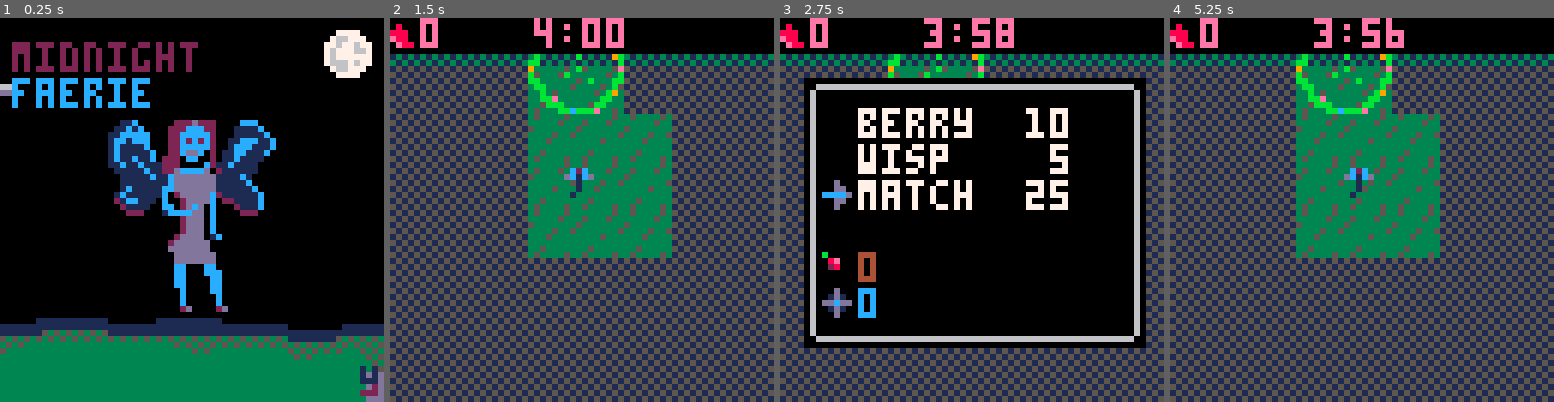
Above: before the commit, frames 1-4 (left to right).
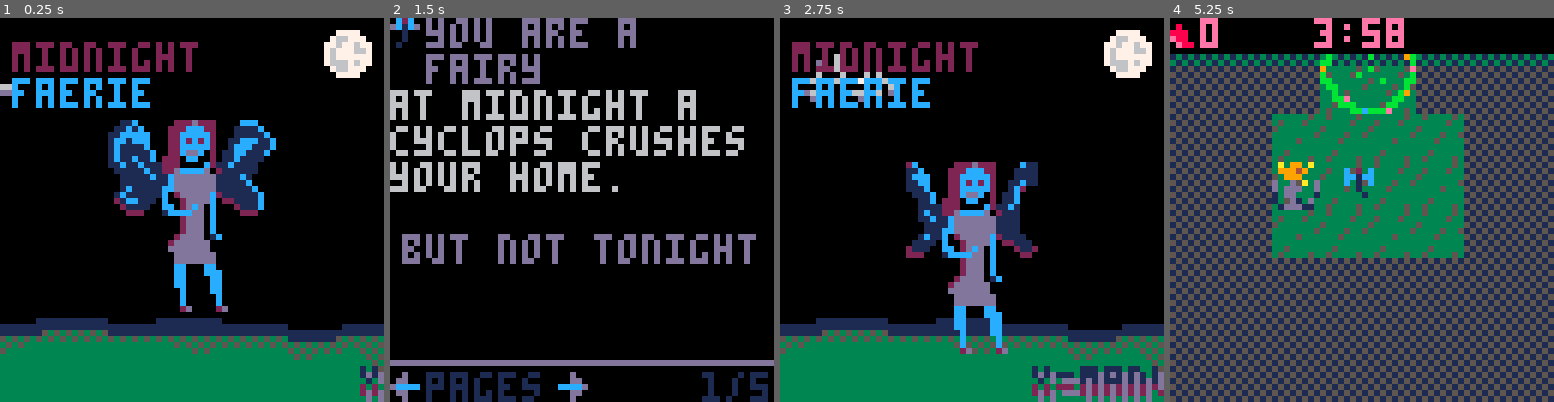
Above: after the commit, the same moments.

Repository: arcanasphere/pico-8-projects
Game: PICO-8 cartridge fairyfarm/midfae-03.p8
The game is run twice, just before and just after one commit, with the same random seed, the same clock (stepped at 60 frames per second) and the same inputs.
Inputs:
- Up to frame 1 (0.25 s): no input
- Up to frame 2 (1.5 s): tap X (X key) at 0.33, 1.07 s; tap O (Z key) at 0.7 s
- Up to frame 3 (2.75 s): hold Right 1.6-2.1 s; tap O (Z key) at 1.7, 2.1, 2.5 s; tap X (X key) at 1.85 s; hold Up 2.15-2.42 s; hold Right from 2.47 s (still down)
- Up to frame 4 (5.25 s): tap O (Z key) every 0.4 s from 2.9 to 4.9 s; tap X (X key) at 2.97, 4.08, 5.2 s; release Right at 3.03 s; hold Left 3.08-3.58 s; hold Down 3.63-3.97 s; hold Right 4.02-4.68 s; hold Up 4.73-5.03 s; hold Left from 5.08 s (still down)

The runs differ from the first frame. In frame 1, 0.2% of the frame differs, in the area x 93-100%, y 93-100%; in frame 2, 93%, in the area x 0-100%, y 0-100%; in frame 3, 53%; in frame 4, 12%.

Commit message:
Add files via upload

Diff:
--- a/fairyfarm/midfae-03.p8
+++ b/fairyfarm/midfae-03.p8
@@ -6,7 +6,7 @@
 
 function init_world ()
  gamestate={
-  mode=0, -- 0=into, 1=game, 2=menu, 3=info, 4=end
+  mode=0, -- 0=into, 1=game, 2=menu, 3=end, 4=manual
   timeleft=240,
   shroom_price_hike = 1,
   bug_price_hike = 1,
@@ -34,7 +34,7 @@
   cloud_y = 6,
   msg_frame=-64,
   msg_speed=2,
-  bigmsg = "you are a faerie. every night at midnigh …(432 unchanged characters)…
+  bigmsg = "x=manual  z=start    x=manual  z=start        you are a faerie. every night at midnigh …(432 unchanged characters)…
 }
 
  player = {
@@ -168,6 +168,11 @@
   speed=64/(30*30), --56 pixels divided by (30 seconds times 30 frames per second)
  }
 
+ manual = {
+  page=1,
+  pages=5,
+ }
+
 end
 
 obj = {
@@ -486,11 +491,9 @@
    end
  end
  if btnp(5) then
-   if title.state==0 then
-    title.state=1
-    music(-1,250)
-    play_select()
-   end
+  gamestate.mode = 4
+  music(-1,250)
+  play_select()
  end
  if title.fairy_frame >= 150 then title.fairy_frame = 0 end
  if title.fairy_frame < 75 then title.fairy_y += 0.2 else title.fairy_y -= 0.2 end
@@ -738,6 +741,26 @@
   end
 end
 
+function update_manual()
+  player.frame += 1
+  if player.frame >=16 then player.frame = 0 end
+  if player.frame > 8 then player.sprite=2 else player.sprite=1 end
+  if btnp(0) then
+    if manual.page > 1 then manual.page -= 1 else manual.page = manual.pages end
+  end
+  if btnp(1) then
+    if manual.page < manual.pages then manual.page += 1 else manual.page = 1 end
+  end
+  if btnp(4) then
+    gamestate.mode = 0
+    manual.page = 1
+  end
+  if btnp(5) then
+    gamestate.mode = 4
+    manual.page = 1
+  end
+end
+
 
 
 
@@ -943,8 +966,12 @@
    sspr(104,72,24,24,16,16,48,48)
  else
    if player.alive==true then
+     draw_title_screen()
+     sspr(32,64,16,8,24,56)
      color(8)
-     print("you lose",16,29)
+     print("you lose",16,6)
+     print("your circle has",2,12)
+     print("been crushed",8,18)
    else
     draw_title_screen()
     sspr(56,16,8,16,6,31,16,32)
@@ -954,6 +981,81 @@
     print("game over",4,15)
    end
  end
+end
+
+function draw_manual()
+  if manual.page  == 1 then
+    spr(player.sprite,0,0)
+    color(13)
+    print("you are a",6,0)
+    print("fairy",6,6)
+    color(6)
+    print("at midnight a",0,12)
+    print("cyclops crushes",0,18)
+    print("your home.",0,24)
+    color(13)
+    print("but not tonight",2,36)
+  end
+  if manual.page  == 2 then
+    spr(130,56,0)
+    color(14)
+    print("grow a",0,0)
+    print("strawberry",0,6)
+    color(6)
+    print("feed the cyclops",0,16)
+    print("save your home",0,22)
+  end
+  if manual.page == 3 then
+    spr(32,0,0)
+    spr(48,0,8)
+    color(3)
+    print("find the",10,0)
+    print("rose bush",10,6)
+    color(6)
+    spr(192,48,16)
+    spr(193,56,16)
+    spr(208,48,24)
+    spr(209,56,24)
+    sspr(8,16,16,16,48,16)
+    print("gather rose",0,18)
+    print("petals and",0,24)
+    print("return them",0,30)
+    print("to your fairy",0,36)
+    print("circle",0,42)
+  end
+  if manual.page == 4 then
+    color(12)
+    print("hire helpers",8,0)
+    spr(13,0,6)
+    color(2)
+    print("wisps carry 1",8,6)
+    print("petal every",0,12)
+    print("second.",0,18)
+    spr(14,0,26)
+    print("moths carry",8,26)
+    print("even more petals",0,32)
+  end
+  if manual.page  == 5 then
+    spr(17,0,0)
+    color(9)
+    print("buy matches",6,0)
+    color(6)
+    print("light candles",0,8)
+    print("to attract moths",0,14)
+
+    print("light incense",0,22)
+    print("to boost growth",0,28)
+
+    spr(18,24,40)
+    spr(24,32,40)
+   -- buy matches
+  end
+  line(0,57,64,57,13)
+  color(1)
+  spr(15,-3,59,8,8,true,false)
+  spr(15,28,59)
+  print("pages",6,59)
+  print(manual.page .. "/" .. manual.pages,52,59)
 end
 
 --
@@ -1044,6 +1146,8 @@
   menu.items=3
 
   init_cloud()
+
+  music(8,125)
 end
 
 
@@ -1080,6 +1184,7 @@
       end
    end
  end
+ if gamestate.mode == 4 then update_manual() end
 end
 
 
@@ -1106,6 +1211,9 @@
  end
  if gamestate.mode == 3 then
    draw_game_over()
+ end
+ if gamestate.mode == 4 then
+   draw_manual()
  end
 end
 __gfx__
@@ -1141,14 +1249,14 @@
 e8eb35b000bbe0000000bb0000000044450000000000004445000000555565500000000000000000000545555555555555545000000545555544445555545000
 bebbb3b0000bbb00000bb00000000044450000000000004445000000555550000000000000000000000054445555555544450000000054445554455544450000
 5b000b5000000bbcbbbe000000000044440000000000004444000000550000000000000000000000000005555000000555500000000005555005500555500000
-00006666670000000077770000000000000000000000000000000000000011c000000222d2220000ccc000000002c000000222d2220000c11000000000000000
-00d6666666700000076677700000000000000000000000000000000000011c1c0000222ccc220001111c000000011c0000222ccc220001111000000000000000
-006666666667000077677677000000000000000000000000000000000011ccccc00022ccccc200011111c0000001ccc00022ccccc20001111000000000000000
-0d666666666660007677766700000000000000000000000000000000001cc1ccc00022c2c2c20011ccc11c0000011cc00022c2c2c20011c11000000000000000
-06d66666d76666007677777700000000000000000000000000000000001c1111c00022ccccc2001ccc111c00000111c00022ccccc2001c200000000000000000
-666ddd666dd666667666767700000000000000000000000000000000001c11111c0022cddc02011cc111c0000000111c0022cddc02011c000000000000000000
-d666666666666ddd0766777000000000000000000000000000000000001c11c11c02220cc002011c111100000000011c02220cc002011c000000000000000000
-0dddddddddddd00000777700000000000000000000000000000000000011c11c1112220000c211c1111000000000011112220000c211c1000000000000000000
+00006666670000000077770000888800000000000000000000000000000011c000000222d2220000ccc000000002c000000222d2220000c11000000000000000
+00d6666666700000076677700855888000000000000000000000000000011c1c0000222ccc220001111c000000011c0000222ccc220001111000000000000000
+006666666667000077677677885885880000000000000000000000000011ccccc00022ccccc200011111c0000001ccc00022ccccc20001111000000000000000
+0d666666666660007677766785888558000000000000000000000000001cc1ccc00022c2c2c20011ccc11c0000011cc00022c2c2c20011c11000000000000000
+06d66666d76666007677777785888888000000000000000000000000001c1111c00022ccccc2001ccc111c00000111c00022ccccc2001c200000000000000000
+666ddd666dd666667666767785558588000000000000000000000000001c11111c0022cddc02011cc111c0000000111c0022cddc02011c000000000000000000
+d666666666666ddd0766777008558880000000000000000000000000001c11c11c02220cc002011c111100000000011c02220cc002011c000000000000000000
+0dddddddddddd00000777700008888000000000000000000000000000011c11c1112220000c211c1111000000000011112220000c211c1000000000000000000
 0000000000000000000000000000000000000000000000000000000000011111c1122dccccd0211111100000000001c1122dccccd02111000000000000000000
 00000000000000000000000000000000000000000000000000000000000011111c11cddddddd1111c10000000000011c11cddddddd1111000000000000000000
 00000000000000000000000000000000000000000000000000000000000011111111cddddddd11111c0000000000001111cddddddd1111000000000000000000
@@ -1173,14 +1281,14 @@
 3333333333333333333333333333333333333333333333333333333333333333000000c00000c00000000000000000000000c00000c000000000000000000000
 3333333333333333333333333333333333333333333333333333333333333333000000c00000c00000000000000000000000c00000c000000000000000000000
 33333333333333333333333333333333333333333333333333333333333333330000002d00002d00000000000000000000002d00002d00000000000000000000
-b0000000b0000000bb00000000000000000000000000000000000000000000000000000000000000000000000000000000000000000000000000000000000000
-08e00000388e0000b88e000000000000000000000000000000000000000000000000000000000000000000000000000000000000000000000000000000000000
-028000003888ee003888ee0000000000000000000000000000000000000000000000000000000000000000000000000000000000000000000000000000000000
-0000000088888ee088988ee000000000000000000000000000000000000000000000000000000000000000000000000000000000000000000000000000000000
-00000000888888e0888888e000000000000000000000000000000000000000000000000000000000000000000000000000000000000000000000000000000000
-000000002888888e2888988e00000000000000000000000000000000000000000000000000000000000000000000000000000000000000000000000000000000
-000000000228888e0228888e00000000000000000000000000000000000000000000000000000000000000000000000000000000000000000000000000000000
-00000000002222880022228800000000000000000000000000000000000000000000000000000000000000000000000000000000000000000000000000000000
+b0000000b0000000bb000000000000000090000d0055000000000000000000000000000000000000000000000000000000000000000000000000000000000000
+08e00000388e0000b881000000000000099500dd5555002000000000000000000000000000000000000000000000000000000000000000000000000000000000
+028000003888ee003888ee0000000000000555000000005000000000000000000000000000000000000000000000000000000000000000000000000000000000
+0000000088888ee088988ee000000000000005500000005500000000000000000000000000000000000000000000000000000000000000000000000000000000
+00000000888888e0888888e000000000000000000000000500000000000000000000000000000000000000000000000000000000000000000000000000000000
+000000002888888e2888988e00000000000055500000000000000000000000000000000000000000000000000000000000000000000000000000000000000000
+000000000228888e0228888e00000000885550000005550000000000000000000000000000000000000000000000000000000000000000000000000000000000
+00000000002222880022228800000000080000000155000000000000000000000000000000000000000000000000000000000000000000000000000000000000
 bbbb000000000000bbbb000000000000000000000000000000000000000000000000000000000000000000000000000000000000000000000000000000000000
 b3b0000000000000b3b0000000000000000000000000000000000000000000000000000000000000000000000000000000000000000000000000000000000000
 bb88eeeee0000000bb88eeeee0000000000000000000000000000000000000000000000000000000000000000000000000000000000000000000000000000000
--- a/fairyfarm/midnight-fae-lua.lua
+++ b/fairyfarm/midnight-fae-lua.lua
@@ -3,7 +3,7 @@
 
 function init_world ()
  gamestate={
-  mode=0, -- 0=into, 1=game, 2=menu, 3=info, 4=end
+  mode=0, -- 0=into, 1=game, 2=menu, 3=end, 4=manual
   timeleft=240,
   shroom_price_hike = 1,
   bug_price_hike = 1,
@@ -31,7 +31,7 @@
   cloud_y = 6,
   msg_frame=-64,
   msg_speed=2,
-  bigmsg = "you are a faerie. every night at midnigh …(432 unchanged characters)…
+  bigmsg = "x=manual  z=start    x=manual  z=start        you are a faerie. every night at midnigh …(432 unchanged characters)…
 }
 
  player = {
@@ -165,6 +165,11 @@
   speed=64/(30*30), --56 pixels divided by (30 seconds times 30 frames per second)
  }
 
+ manual = {
+  page=1,
+  pages=5,
+ }
+
 end
 
 obj = {
@@ -483,11 +488,9 @@
    end
  end
  if btnp(5) then
-   if title.state==0 then
-    title.state=1
-    music(-1,250)
-    play_select()
-   end
+  gamestate.mode = 4
+  music(-1,250)
+  play_select()
  end
  if title.fairy_frame >= 150 then title.fairy_frame = 0 end
  if title.fairy_frame < 75 then title.fairy_y += 0.2 else title.fairy_y -= 0.2 end
@@ -735,6 +738,26 @@
   end
 end
 
+function update_manual()
+  player.frame += 1
+  if player.frame >=16 then player.frame = 0 end
+  if player.frame > 8 then player.sprite=2 else player.sprite=1 end
+  if btnp(0) then
+    if manual.page > 1 then manual.page -= 1 else manual.page = manual.pages end
+  end
+  if btnp(1) then
+    if manual.page < manual.pages then manual.page += 1 else manual.page = 1 end
+  end
+  if btnp(4) then
+    gamestate.mode = 0
+    manual.page = 1
+  end
+  if btnp(5) then
+    gamestate.mode = 4
+    manual.page = 1
+  end
+end
+
 
 
 
@@ -940,8 +963,12 @@
    sspr(104,72,24,24,16,16,48,48)
  else
    if player.alive==true then
+     draw_title_screen()
+     sspr(32,64,16,8,24,56)
      color(8)
-     print("you lose",16,29)
+     print("you lose",16,6)
+     print("your circle has",2,12)
+     print("been crushed",8,18)
    else
     draw_title_screen()
     sspr(56,16,8,16,6,31,16,32)
@@ -951,6 +978,81 @@
     print("game over",4,15)
    end
  end
+end
+
+function draw_manual()
+  if manual.page  == 1 then
+    spr(player.sprite,0,0)
+    color(13)
+    print("you are a",6,0)
+    print("fairy",6,6)
+    color(6)
+    print("at midnight a",0,12)
+    print("cyclops crushes",0,18)
+    print("your home.",0,24)
+    color(13)
+    print("but not tonight",2,36)
+  end
+  if manual.page  == 2 then
+    spr(130,56,0)
+    color(14)
+    print("grow a",0,0)
+    print("strawberry",0,6)
+    color(6)
+    print("feed the cyclops",0,16)
+    print("save your home",0,22)
+  end
+  if manual.page == 3 then
+    spr(32,0,0)
+    spr(48,0,8)
+    color(3)
+    print("find the",10,0)
+    print("rose bush",10,6)
+    color(6)
+    spr(192,48,16)
+    spr(193,56,16)
+    spr(208,48,24)
+    spr(209,56,24)
+    sspr(8,16,16,16,48,16)
+    print("gather rose",0,18)
+    print("petals and",0,24)
+    print("return them",0,30)
+    print("to your fairy",0,36)
+    print("circle",0,42)
+  end
+  if manual.page == 4 then
+    color(12)
+    print("hire helpers",8,0)
+    spr(13,0,6)
+    color(2)
+    print("wisps carry 1",8,6)
+    print("petal every",0,12)
+    print("second.",0,18)
+    spr(14,0,26)
+    print("moths carry",8,26)
+    print("even more petals",0,32)
+  end
+  if manual.page  == 5 then
+    spr(17,0,0)
+    color(9)
+    print("buy matches",6,0)
+    color(6)
+    print("light candles",0,8)
+    print("to attract moths",0,14)
+
+    print("light incense",0,22)
+    print("to boost growth",0,28)
+
+    spr(18,24,40)
+    spr(24,32,40)
+   -- buy matches
+  end
+  line(0,57,64,57,13)
+  color(1)
+  spr(15,-3,59,8,8,true,false)
+  spr(15,28,59)
+  print("pages",6,59)
+  print(manual.page .. "/" .. manual.pages,52,59)
 end
 
 --
@@ -1041,6 +1143,8 @@
   menu.items=3
 
   init_cloud()
+
+  music(8,125)
 end
 
 
@@ -1077,6 +1181,7 @@
       end
    end
  end
+ if gamestate.mode == 4 then update_manual() end
 end
 
 
@@ -1104,4 +1209,7 @@
  if gamestate.mode == 3 then
    draw_game_over()
  end
-end
+ if gamestate.mode == 4 then
+   draw_manual()
+ end
+end
